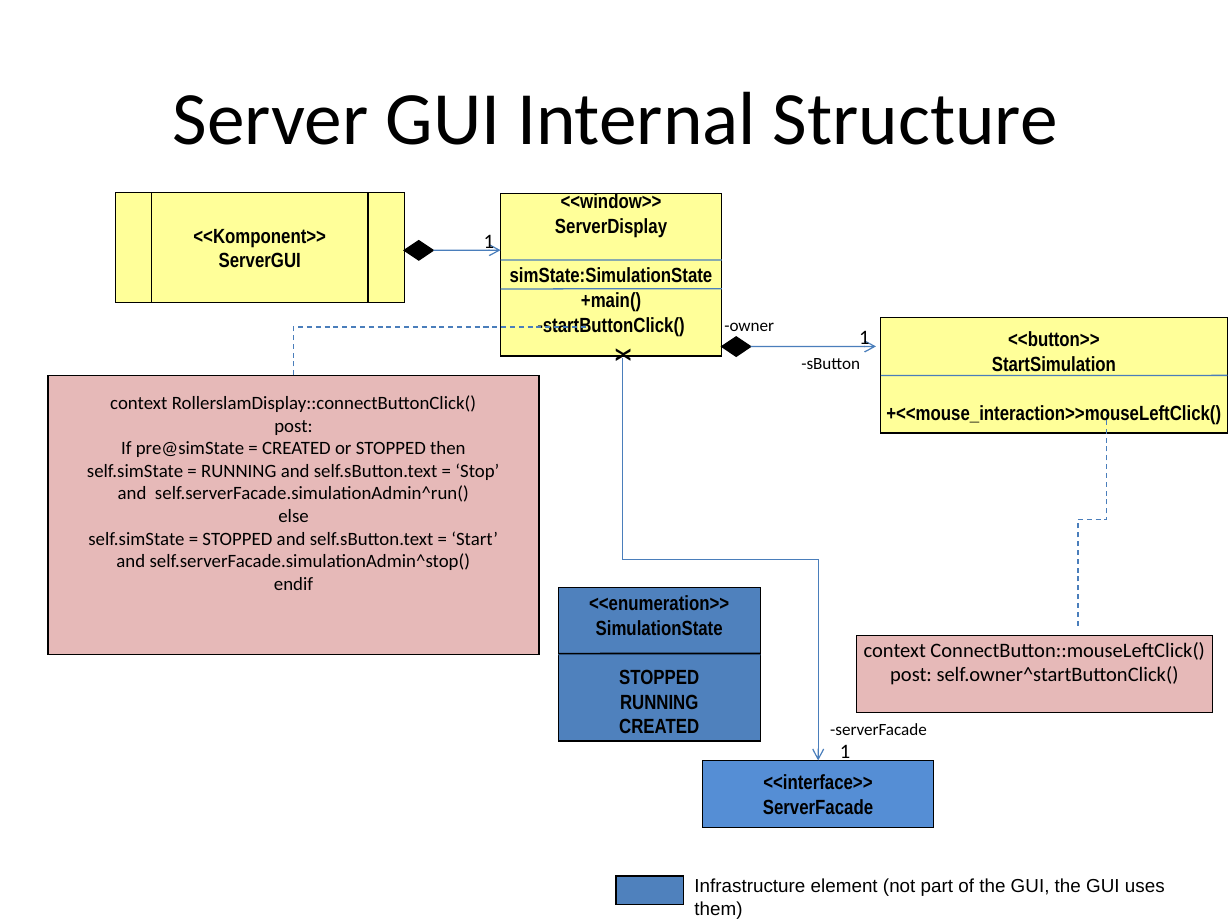
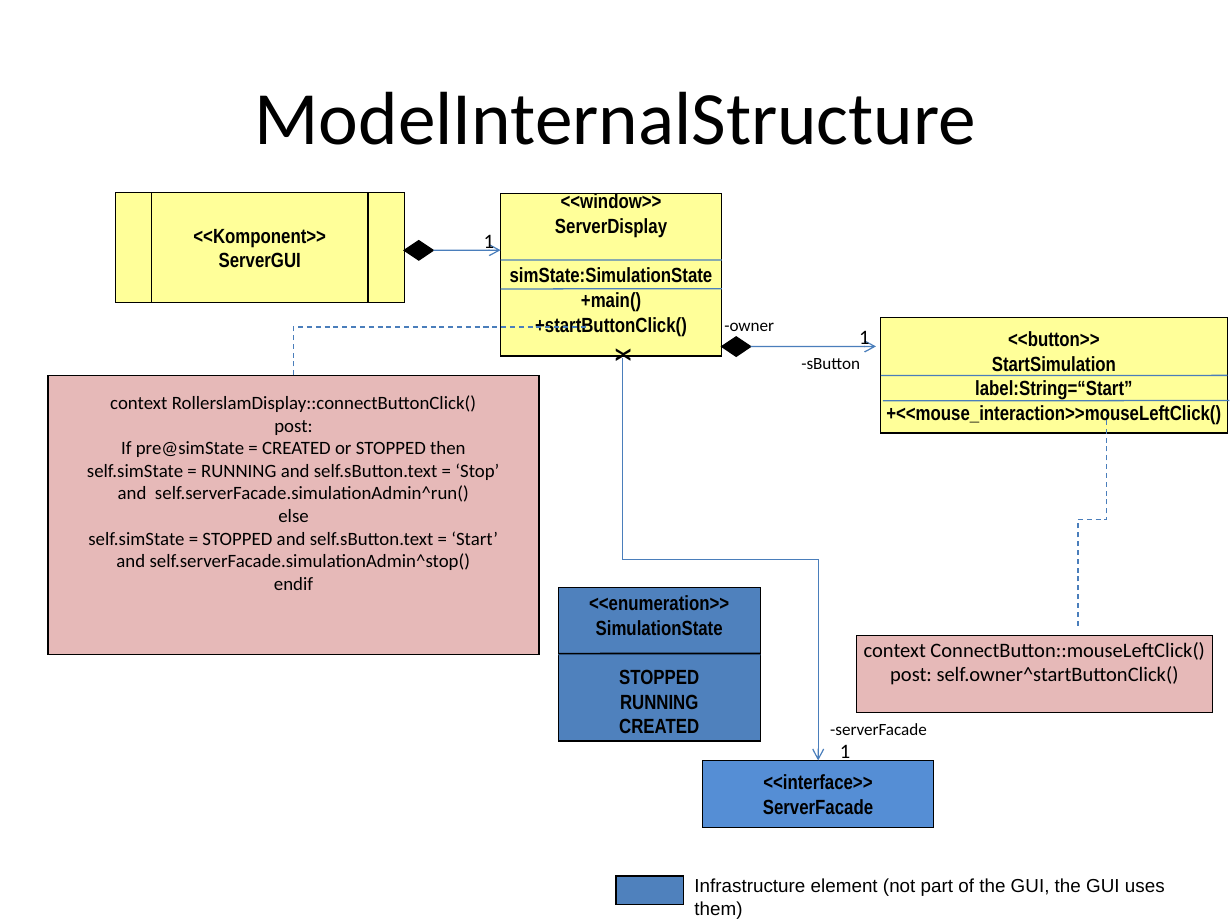
Before and after one commit to krishprince/rollerslam, a slide deck: slide 14 of docs/GUI/GUIModels.ppt. Drawn at 1232x924 pixels with LibreOffice and Linux fonts; fonts in the diff are those of the drawing. Boxes give left, top, right and bottom in pixels: in the first picture for what was removed or moved away, otherwise in the second. Text is boxed around its words. In the diff, an @@ line names an element or a change of style, - is before the commit and + after.

```diff
--- a/docs/GUI/GUIModels.ppt
+++ b/docs/GUI/GUIModels.ppt
@@ title at [255,91,976,145]: text changed @@
-Server GUI Internal Structure
+ModelInternalStructure
@@ text in rectangle at [535,317,687,336]: text changed @@
--startButtonClick()
++startButtonClick()
@@ text in rectangle at [975,380,1132,400]: paragraph added @@
+label:String=“Start”
@@ line added from (883, 400) to (1230, 400), #4A7EBB 0.74 pt @@
```
Also in this commit, not shown: 18 other slides changed, 22 slides added.
